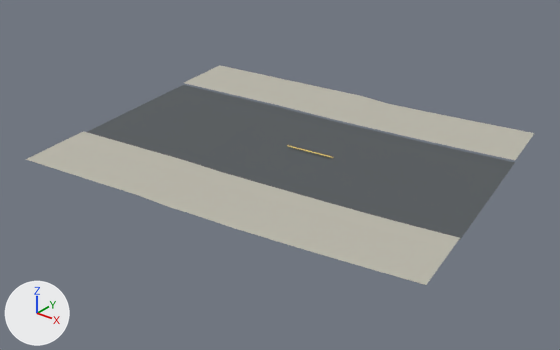
Renders of the glTF model examples/sf-city/assets/models/city/roads/sf-road-6457000/f.gltf from each side of a commit.
Rendered twice from a 50 mm camera at (-214.2, -186.1, 50.5) aimed at (-239.5, -154.4, 30.9). Every picture has the same lights, and +X, +Y and +Z are marked at lower left. The picture after the commit comes second. Where no turn or scale is listed for an object, it has been applied to the vertices. Vertices at exactly the same position are counted once.

Script lines for the objects in view, before the commit:
```python
me_carriageway = bpy.data.meshes.new('Carriageway')
me_carriageway.from_pydata(...)  # 26 vertices, 24 faces; spans x -251.5..-227.1, y -160.1..-146.6, z 32.0..32.6
me_carriageway.materials.append(mat_asphalt)  # dark grey #555a5d
me_sidewalks__junction_clipping_pending = bpy.data.meshes.new('Sidewalks (junction clipping pending)')
me_sidewalks__junction_clipping_pending.from_pydata(...)  # 52 vertices, 48 faces; spans x -252.2..-226.4, y -164.6..-142.1, z 32.1..32.8
me_sidewalks__junction_clipping_pending.materials.append(mat_concrete_sidewalk)  # grey #bcb9ac
ob_carriageway = bpy.data.objects.new('Carriageway', me_carriageway)
ob_carriageway.location = (0.0, 0.0, 0.0)
ob_sidewalks__junction_clipping_pending = bpy.data.objects.new('Sidewalks (junction clipping pending)', me_sidewalks__junction_clipping_pending)
ob_sidewalks__junction_clipping_pending.location = (0.0, 0.0, 0.0)
```
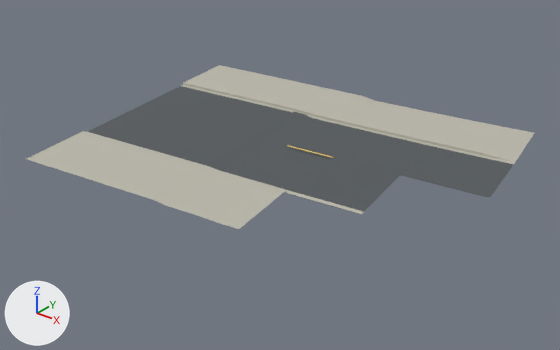
Edits to the bpy script that builds the scene:
```text
Change me_carriageway:
    used by ob_carriageway; location = (0.0, 0.0, 0.0)
    remove me_carriageway.from_pydata(...)  # 26 vertices, 24 faces; spans x -251.5..-227.1, y -160.1..-146.6, z 32.0..32.6
    add me_carriageway.from_pydata(...)  # 53 vertices, 50 faces; spans x -251.5..-227.9, y -160.1..-146.6, z 32.0..32.6
    me_carriageway part 1
    3 vertices are removed from x -230.9..-227.1, y -157.1..-156.4, z 32.0
    24 faces are deleted
    19 vertices are added at x -250.5..-227.9, y -159.9..-147.4, z 32.0..32.6
    11 new vertices lie (-1.0, -0.1, 0.0) away from vertices in x -244.2..-228.7, y -159.2..-146.6, z 32.0..32.5
    50 new faces join them
Change me_sidewalks__junction_clipping_pending:
    used by ob_sidewalks__junction_clipping_pending; location = (0.0, 0.0, 0.0)
    remove me_sidewalks__junction_clipping_pending.from_pydata(...)  # 52 vertices, 48 faces; spans x -252.2..-226.4, y -164.6..-142.1, z 32.1..32.8
    add me_sidewalks__junction_clipping_pending.from_pydata(...)  # 82 vertices, 78 faces; spans x -252.2..-228.7, y -164.6..-142.1, z 32.0..32.8
    me_sidewalks__junction_clipping_pending part 2: 1 vertex moved from x -243.9, y -149.0, z 32.5 to x -244.8, y -149.1, z 32.6; 9 vertices removed from x -244.6..-228.7, y -148.7..-142.7, z 32.1..32.5; 33 vertices added at x -251.2..-228.7, y -150.1..-142.2, z 32.0..32.8
    me_sidewalks__junction_clipping_pending part 3: 13 vertices removed from x -242.3..-226.4, y -163.4..-156.4, z 32.1..32.5; 19 vertices added at x -248.9..-235.6, y -164.4..-157.9, z 32.3..32.8
Add me_concrete_drainage_margins:
    me_concrete_drainage_margins.from_pydata(...)  # 90 vertices, 86 faces; spans x -251.5..-228.7, y -160.1..-146.6, z 32.0..32.6
    me_concrete_drainage_margins.materials.append(mat_concrete_sidewalk)  # grey #bcb9ac
Add me_raised_curb_faces:
    me_raised_curb_faces.from_pydata(...)  # 82 vertices, 78 faces; spans x -251.5..-228.7, y -160.1..-146.6, z 32.0..32.8
    me_raised_curb_faces.materials.append(mat_concrete_sidewalk)  # grey #bcb9ac
Add ob_concrete_drainage_margins:
    ob_concrete_drainage_margins = bpy.data.objects.new('Concrete drainage margins', me_concrete_drainage_margins)
    ob_concrete_drainage_margins.location = (0.0, 0.0, 0.0)
Add ob_raised_curb_faces:
    ob_raised_curb_faces = bpy.data.objects.new('Raised curb faces', me_raised_curb_faces)
    ob_raised_curb_faces.location = (0.0, 0.0, 0.0)
```

Location of each change, (x1, y1, x2, y2) in pixels of the pictures (560 x 350 px; the box of a moved part takes in the faces that stretch with it):
'Sidewalks (junction clipping pending)', reshaped (25% shorter)
    before: (26, 65, 534, 285)
    after: (27, 65, 534, 229)
'Carriageway', reshaped (18% shorter)
    before: (87, 85, 515, 240)
    after: (87, 86, 514, 213)
'Concrete drainage margins', added
    after: (88, 85, 515, 214)
'Raised curb faces', added
    after: (183, 83, 512, 193)
part 2 of me_sidewalks__junction_clipping_pending, built on
    before: (254, 80, 534, 160)
    after: (184, 65, 534, 162)
part 3 of me_sidewalks__junction_clipping_pending, moved or reshaped
    before: (139, 154, 460, 285)
    after: (27, 131, 286, 229)
